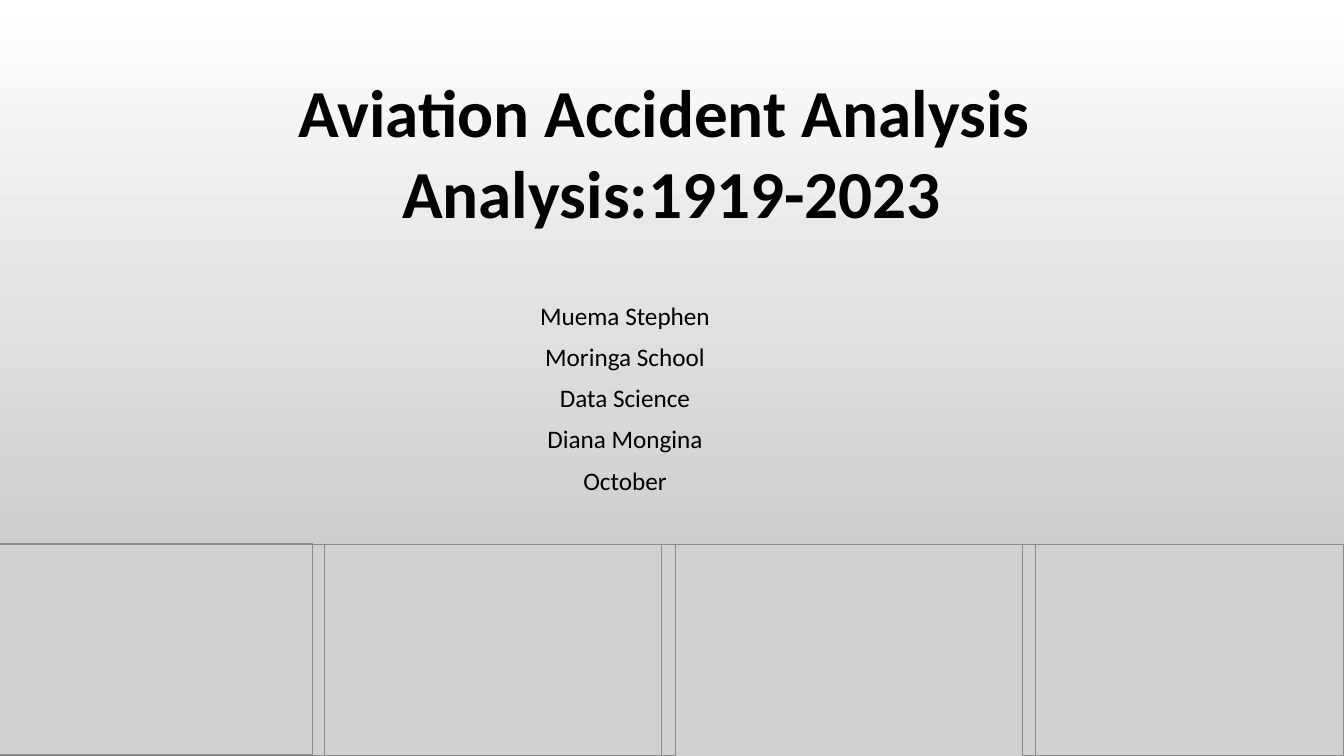
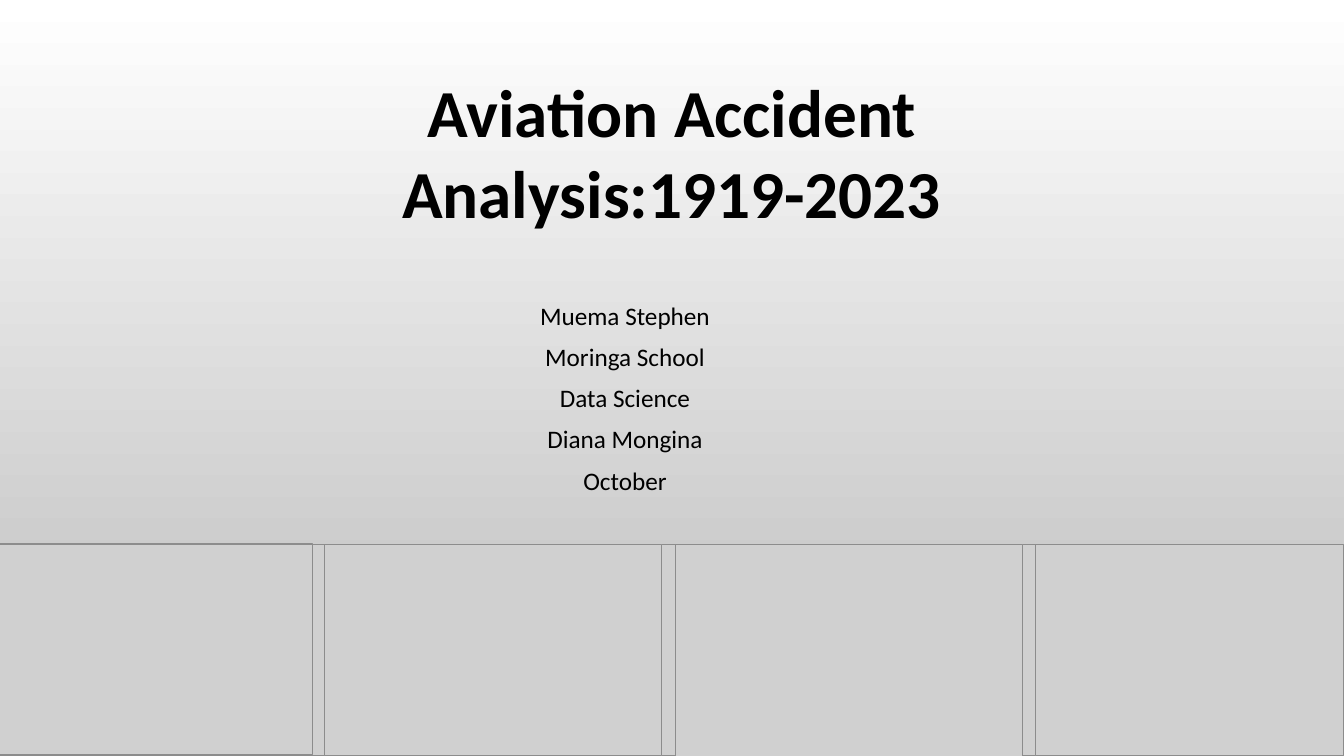
Before and after one commit to Kaks753/Projects, a slide deck: slide 1 of Phase 1.pptx. Drawn at 1344x756 pixels with LibreOffice and Linux fonts; fonts in the diff are those of the drawing; grey boxes stand for pictures; background and template pictures are left out. Boxes give left, top, right and bottom in pixels: in the first picture for what was removed or moved away, otherwise in the second. Text is boxed around its words. In the diff, an @@ line names an element or a change of style, - is before the commit and + after.

```diff
--- a/Phase 1.pptx
+++ b/Phase 1.pptx
@@ text at (428, 89, 916, 138): text changed @@
-Aviation Accident Analysis
+Aviation Accident
```
Also in this commit, not shown: 1 other slide changed, 1 other file.
